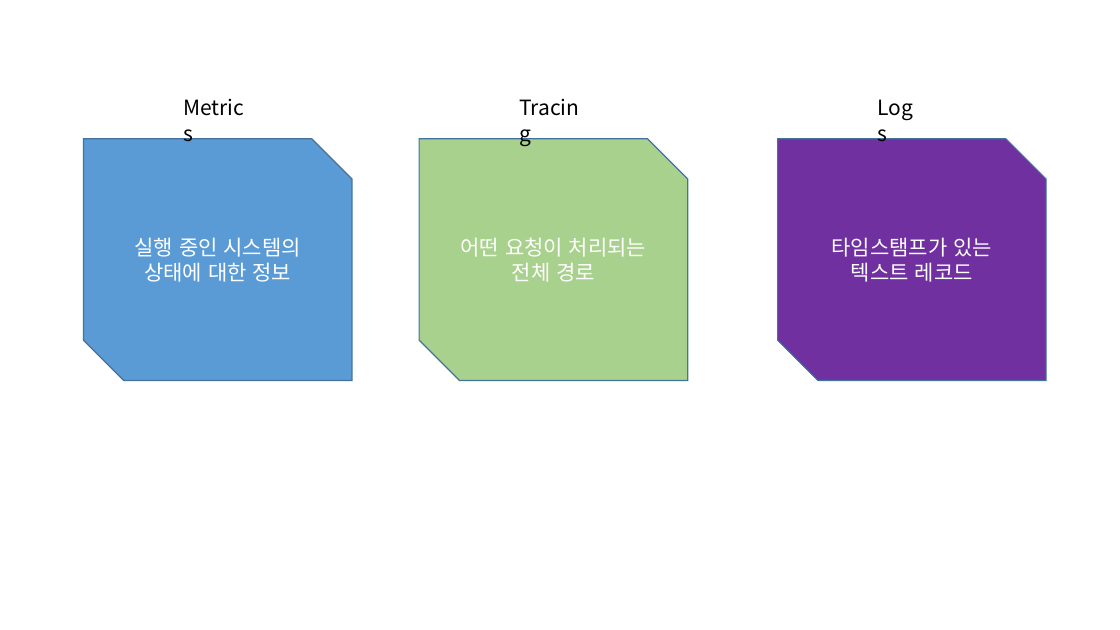
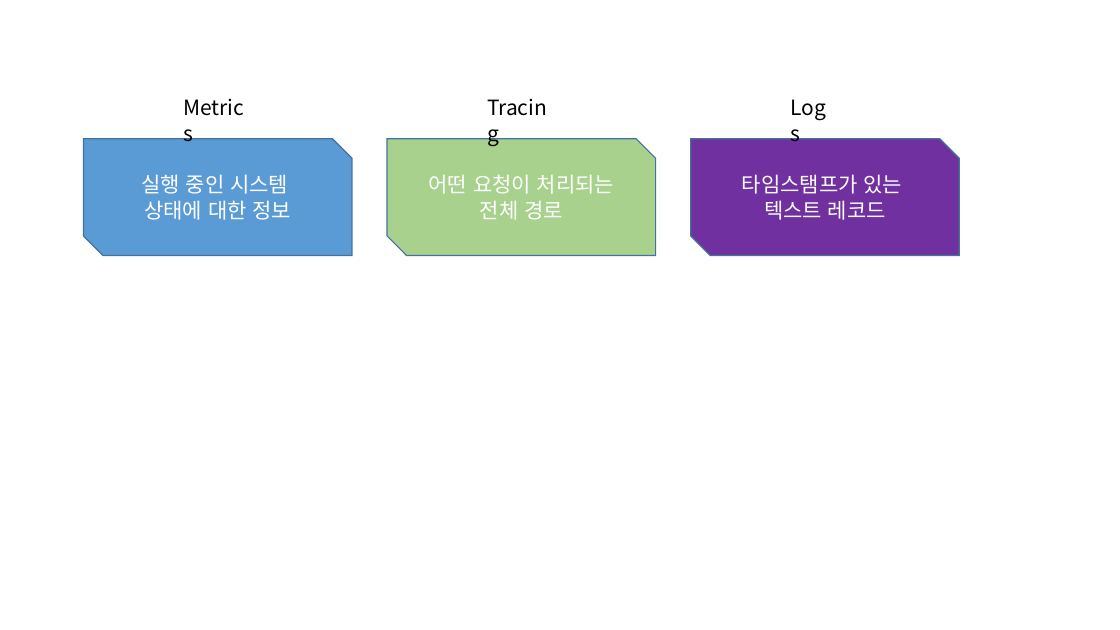
Before and after one commit to kkimsungchul/otel, a slide deck: slide 1 of otel-ppt/그림 생성용.pptx. Drawn at 1120x630 pixels with LibreOffice and Linux fonts; fonts in the diff are those of the drawing. Boxes give left, top, right and bottom in pixels: in the first picture for what was removed or moved away, otherwise in the second. Text is boxed around its words. In the diff, an @@ line names an element or a change of style, - is before the commit and + after.

```diff
--- a/otel-ppt/그림 생성용.pptx
+++ b/otel-ppt/그림 생성용.pptx
@@ text "Tracing" moved from (x1=511, y1=91, x2=596, y2=124) to (x1=479, y1=91, x2=564, y2=124) @@
@@ text "Logs" moved from (x1=870, y1=91, x2=931, y2=124) to (x1=783, y1=91, x2=844, y2=124) @@
@@ snip diag rect "실행 중인 시스템 상태에 대한 ..." resized from (x1=83, y1=139, x2=352, y2=381) to (x1=83, y1=139, x2=352, y2=255) @@
@@ snip diag rect "어떤 요청이 처리되는 전체 경로" resized from (x1=419, y1=139, x2=688, y2=381) to (x1=387, y1=139, x2=656, y2=255) @@
@@ snip diag rect "타임스탬프가 있는 텍스트 레코드" resized from (x1=778, y1=139, x2=1047, y2=381) to (x1=691, y1=139, x2=960, y2=255) @@
@@ text in snip diag rect at (x1=141, y1=174, x2=292, y2=220): text changed @@
-실행 중인 시스템의 상태에 대한 정보
+실행 중인 시스템
+상태에 대한 정보
```
Also in this commit, not shown: 1 slide added, 6 other files.
